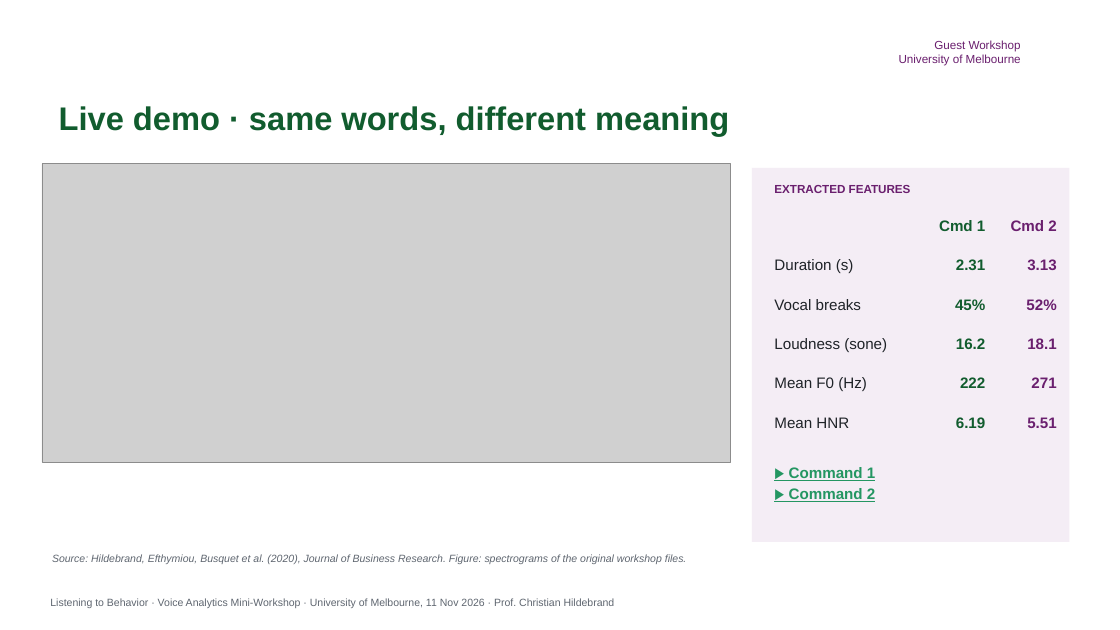
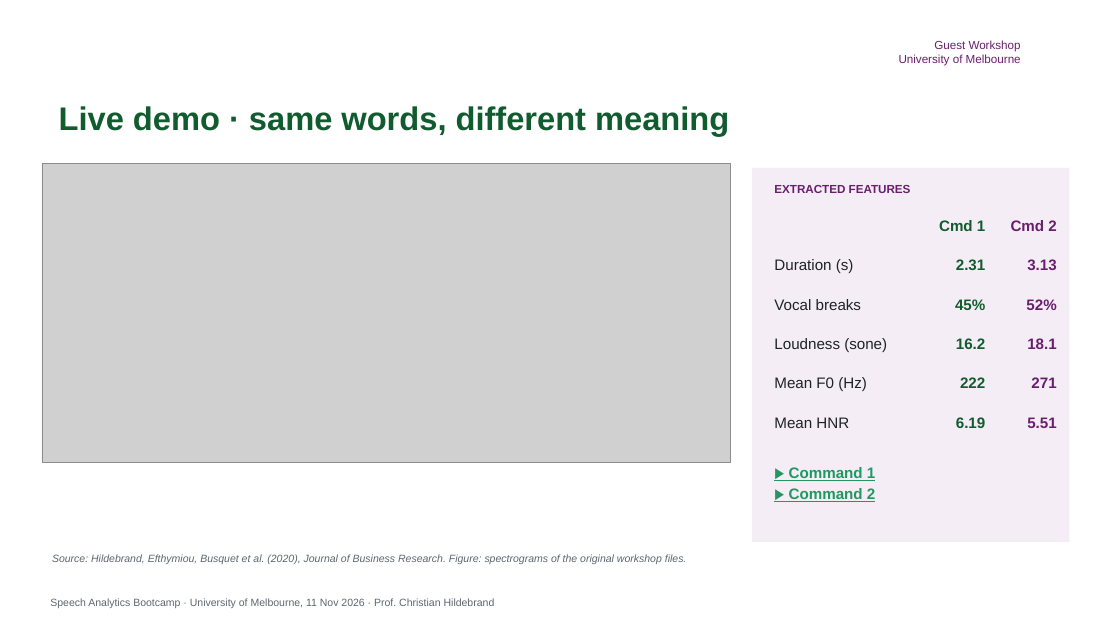
Before and after one commit to childebrand/Melbourne-Voice-2026, a slide deck: slide 7 of docs/slides/Melbourne_VoiceAnalytics_Slides.pptx. Drawn at 1120x630 pixels with LibreOffice and Linux fonts; fonts in the diff are those of the drawing; grey boxes stand for pictures; background and template pictures are left out. Boxes give left, top, right and bottom in pixels: in the first picture for what was removed or moved away, otherwise in the second. Text is boxed around its words. In the diff, an @@ line names an element or a change of style, - is before the commit and + after.

```diff
--- a/docs/slides/Melbourne_VoiceAnalytics_Slides.pptx
+++ b/docs/slides/Melbourne_VoiceAnalytics_Slides.pptx
@@ text at (50, 598, 495, 608): text changed @@
-Listening to Behavior · Voice Analytics Mini-Workshop · University of Melbourne, 11 Nov 2026 · Prof. Christian Hildebrand
+Speech Analytics Bootcamp · University of Melbourne, 11 Nov 2026 · Prof. Christian Hildebrand
```
Also in this commit, not shown: 29 other slides changed, 1 other file.
